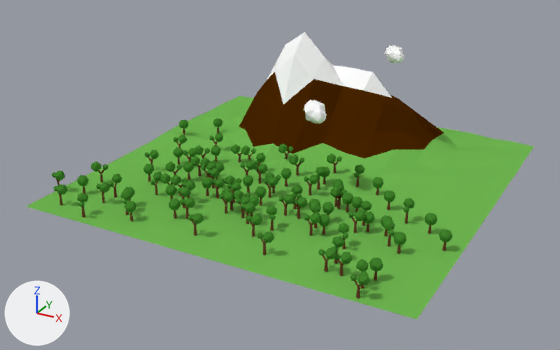
The Blender file Assets/level/blender/escenario.blend, before and after one commit.
Camera for both pictures: a camera (50 mm lens) standing at (12.06, -23.64, 11.64) and looking at (-0.33, -1.1, 0.37). Lighting does not change. The marker at lower left points along +X, +Y and +Z.
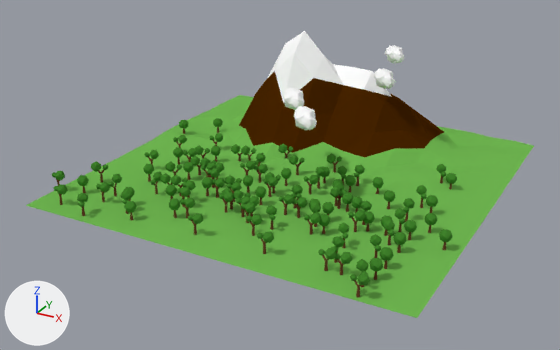
Where the change shows, as pixel boxes (x1, y1, x2, y2) in the pictures (560 x 350 px):
'Plane', moved
    before: (26, 32, 534, 319)
    after: (26, 31, 534, 318)
'Icosphere', moved
    before: (304, 100, 327, 124)
    after: (294, 106, 317, 131)
'Icosphere.003', added
    after: (283, 87, 305, 110)
'Icosphere.002', added
    after: (373, 68, 395, 89)
'Cylinder.113', added
    after: (380, 247, 393, 269)
'Cylinder.112', added
    after: (370, 234, 382, 258)
'Cylinder.109', added
    after: (404, 220, 417, 240)
'Cylinder.108', added
    after: (395, 208, 406, 232)
'Cylinder.114', added
    after: (416, 185, 427, 208)
'Cylinder.115', added
    after: (426, 195, 438, 213)
'Cylinder.117', added
    after: (446, 173, 457, 189)
'Cylinder.111', added
    after: (345, 175, 356, 192)
'Cylinder.116', added
    after: (437, 164, 446, 184)
'Cylinder.110', added
    after: (338, 166, 347, 185)

What changed in the scene script:
```text
Change ob_icosphere:
    ob_icosphere.location: (1.13, -1.29, 3.07) -> (1.13, -2.03, 3.07)
Change ob_plane:
    ob_plane.location: (0.0, 0.0, 0.06) -> (0.0, 0.0, 0.1)
Add ob_icosphere_003:
    ob_icosphere_003 = bpy.data.objects.new('Icosphere.003', me_icosphere_003)  # 47 vertices, 82 faces; spans x -1.72..1.88, y -0.99..0.99, z -0.99..0.99; in mat_clouds_002 (white #ffffff)
    ob_icosphere_003.location = (-0.15, -0.4, 3.07)
    ob_icosphere_003.rotation_euler = (0.0, 0.0, -0.826)  # degrees (0, 0, -47)
    ob_icosphere_003.scale = (-0.387, -0.387, -0.387)
Add ob_icosphere_002:
    ob_icosphere_002 = bpy.data.objects.new('Icosphere.002', me_icosphere_000)  # 47 vertices, 82 faces; spans x -1.72..1.88, y -0.99..0.99, z -0.99..0.99; in mat_clouds_001 (white #ffffff)
    ob_icosphere_002.location = (1.71, 3.47, 3.07)
    ob_icosphere_002.rotation_euler = (0.0, 0.0, -0.826)  # degrees (0, 0, -47)
    ob_icosphere_002.scale = (-0.387, -0.387, -0.387)
Add ob_cylinder_116:
    ob_cylinder_116 = bpy.data.objects.new('Cylinder.116', me_cylinder_118)  # 61 vertices, 66 faces; spans x -4.24..1.81, y -1.72..1.71, z -5.5..2.32; in mat_leaves_054 (green #42852d), mat_brown_055 (brown #6b412a)
    ob_cylinder_116.location = (4.79, 1.57, 0.63)
    ob_cylinder_116.rotation_euler = (0.0, 0.0, -4.141)  # degrees (0, 0, -237)
    ob_cylinder_116.scale = (0.105, 0.105, 0.105)
Add ob_cylinder_117:
    ob_cylinder_117 = bpy.data.objects.new('Cylinder.117', me_cylinder_119)  # 33 vertices, 46 faces; spans x -1.81..1.81, y -1.72..1.71, z -0.81..5.08; in mat_brown_056 (brown #6b412a), mat_leaves_055 (green #42852d)
    ob_cylinder_117.location = (5.31, 1.14, 0.18)
    ob_cylinder_117.scale = (0.117, 0.117, 0.117)
Add ob_cylinder_114:
    ob_cylinder_114 = bpy.data.objects.new('Cylinder.114', me_cylinder_116)  # 61 vertices, 66 faces; spans x -4.24..1.81, y -1.72..1.71, z -5.5..2.32; in mat_leaves_052 (green #42852d), mat_brown_053 (brown #6b412a)
    ob_cylinder_114.location = (4.79, -0.53, 0.63)
    ob_cylinder_114.rotation_euler = (0.0, 0.0, -4.141)  # degrees (0, 0, -237)
    ob_cylinder_114.scale = (0.105, 0.105, 0.105)
Add ob_cylinder_115:
    ob_cylinder_115 = bpy.data.objects.new('Cylinder.115', me_cylinder_117)  # 33 vertices, 46 faces; spans x -1.81..1.81, y -1.72..1.71, z -0.81..5.08; in mat_brown_054 (brown #6b412a), mat_leaves_053 (green #42852d)
    ob_cylinder_115.location = (5.31, -0.96, 0.18)
    ob_cylinder_115.scale = (0.117, 0.117, 0.117)
Add ob_cylinder_112:
    ob_cylinder_112 = bpy.data.objects.new('Cylinder.112', me_cylinder_114)  # 61 vertices, 66 faces; spans x -4.24..1.81, y -1.72..1.71, z -5.5..2.32; in mat_leaves_050 (green #42852d), mat_brown_051 (brown #6b412a)
    ob_cylinder_112.location = (4.79, -4.55, 0.63)
    ob_cylinder_112.rotation_euler = (0.0, 0.0, -4.141)  # degrees (0, 0, -237)
    ob_cylinder_112.scale = (0.105, 0.105, 0.105)
Add ob_cylinder_113:
    ob_cylinder_113 = bpy.data.objects.new('Cylinder.113', me_cylinder_115)  # 33 vertices, 46 faces; spans x -1.81..1.81, y -1.72..1.71, z -0.81..5.08; in mat_brown_052 (brown #6b412a), mat_leaves_051 (green #42852d)
    ob_cylinder_113.location = (5.31, -4.99, 0.18)
    ob_cylinder_113.scale = (0.117, 0.117, 0.117)
Add ob_cylinder_110:
    ob_cylinder_110 = bpy.data.objects.new('Cylinder.110', me_cylinder_112)  # 61 vertices, 66 faces; spans x -4.24..1.81, y -1.72..1.71, z -5.5..2.32; in mat_leaves_048 (green #42852d), mat_brown_049 (brown #6b412a)
    ob_cylinder_110.location = (1.75, -0.29, 0.63)
    ob_cylinder_110.rotation_euler = (0.0, 0.0, -4.141)  # degrees (0, 0, -237)
    ob_cylinder_110.scale = (0.105, 0.105, 0.105)
Add ob_cylinder_111:
    ob_cylinder_111 = bpy.data.objects.new('Cylinder.111', me_cylinder_113)  # 33 vertices, 46 faces; spans x -1.81..1.81, y -1.72..1.71, z -0.81..5.08; in mat_brown_050 (brown #6b412a), mat_leaves_049 (green #42852d)
    ob_cylinder_111.location = (2.27, -0.73, 0.18)
    ob_cylinder_111.scale = (0.117, 0.117, 0.117)
Add ob_cylinder_108:
    ob_cylinder_108 = bpy.data.objects.new('Cylinder.108', me_cylinder_110)  # 61 vertices, 66 faces; spans x -4.24..1.81, y -1.72..1.71, z -5.5..2.32; in mat_leaves_046 (green #42852d), mat_brown_047 (brown #6b412a)
    ob_cylinder_108.location = (4.79, -2.56, 0.63)
    ob_cylinder_108.rotation_euler = (0.0, 0.0, -4.141)  # degrees (0, 0, -237)
    ob_cylinder_108.scale = (0.105, 0.105, 0.105)
Add ob_cylinder_109:
    ob_cylinder_109 = bpy.data.objects.new('Cylinder.109', me_cylinder_111)  # 33 vertices, 46 faces; spans x -1.81..1.81, y -1.72..1.71, z -0.81..5.08; in mat_brown_048 (brown #6b412a), mat_leaves_047 (green #42852d)
    ob_cylinder_109.location = (5.31, -3.0, 0.18)
    ob_cylinder_109.scale = (0.117, 0.117, 0.117)
```
